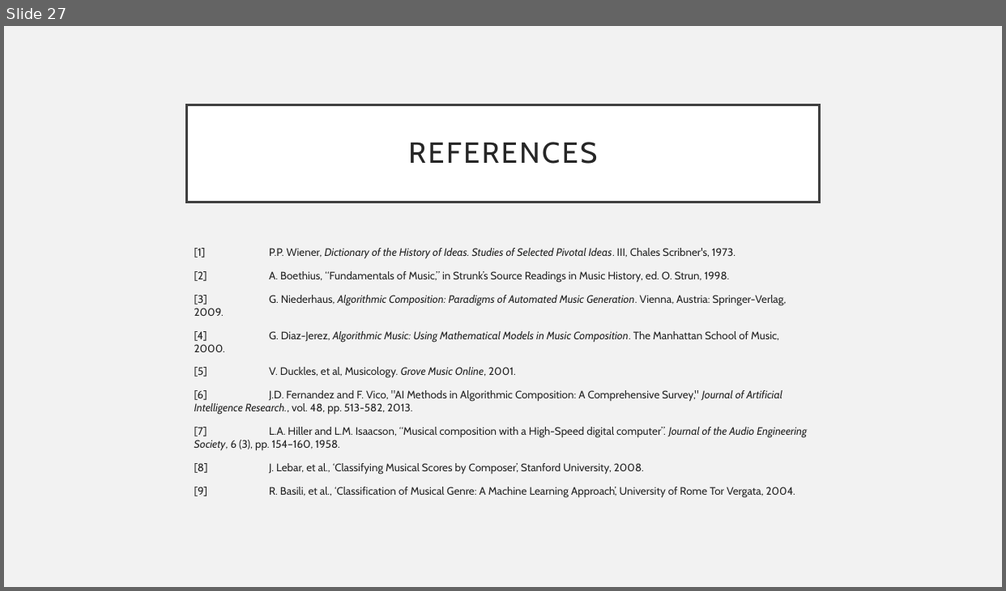
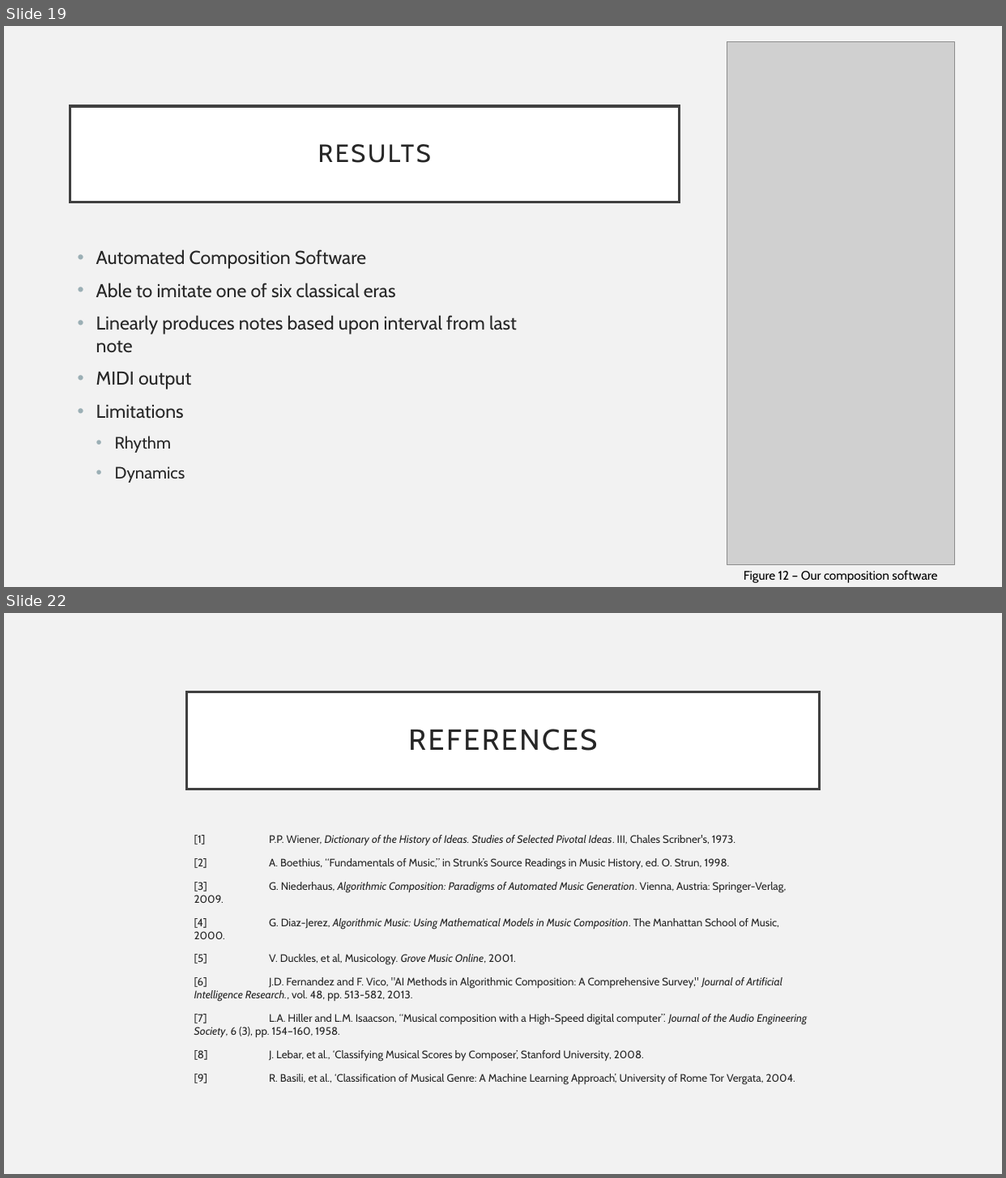
Before and after one commit to rstrelow001/CSCI-UR-Music-Composition, a slide deck: Presentations/MICS Presentation 1.0.pptx. Shown one above the other, each under a label of ours: slide 27 before the commit, slides 19 and 22 after it; the slides between them are not shown. The pictures are 1006x591 and 1006x1178 pixels, drawn with LibreOffice and Linux fonts; fonts in the diff are those of the drawing; grey boxes stand for pictures. Boxes give left, top, right and bottom in pixels: in the first picture for what was removed or moved away, otherwise in the second. Text is boxed around its words. In the diff, an @@ line names an element or a change of style, - is before the commit and + after.

```diff
--- a/Presentations/MICS Presentation 1.0.pptx
+++ b/Presentations/MICS Presentation 1.0.pptx
@@ slide 19 added at (4,26,1002,587), background #F2F2F2 @@
@@ picture added at (727,41,955,565) @@
@@ title added at (70,106,680,202), fill #FFFFFF, outline #404040 2.5 pt, 24 pt, text #262626 @@
+RESULTS
@@ text added at (96,250,517,483), 18 pt, text #262626 @@
+• Automated Composition Software
+• Able to imitate one of six classical eras
+• Linearly produces notes based upon interval from last note
+• MIDI output
+• Limitations
+  • Rhythm
+  • Dynamics
@@ text added at (744,570,937,583), 12 pt, text #000000 @@
+Figure 12 – Our composition software
@@ what was slide 27 is now slide 22 @@
```
Also in this commit, not shown: 15 slides changed, 4 other slides added, 10 slides removed, 32 other files.
